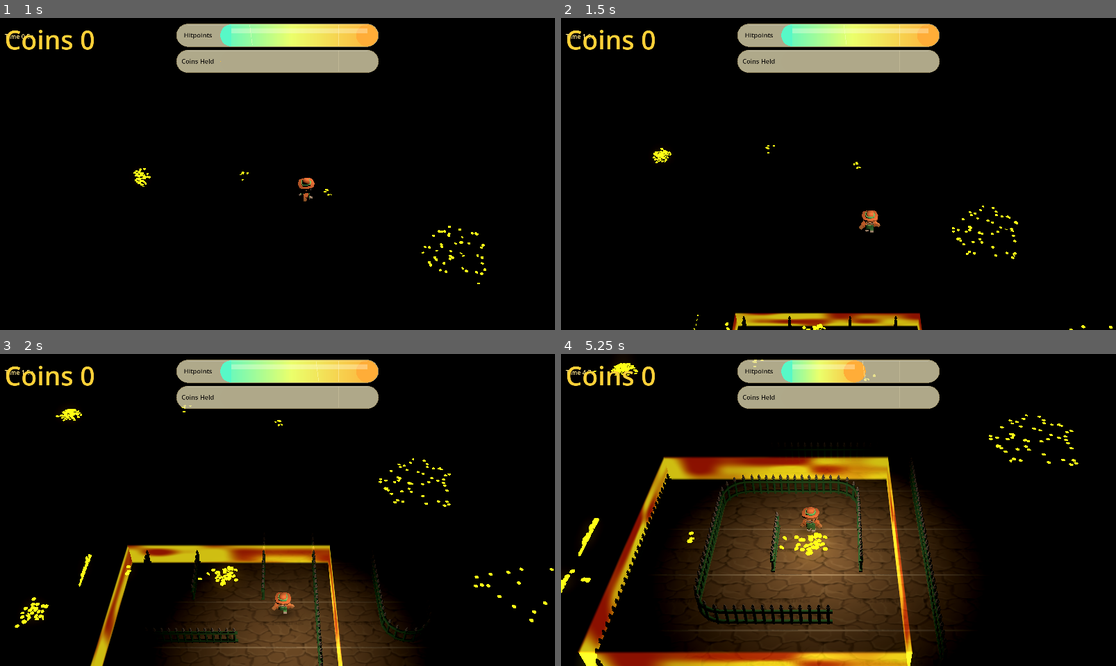
Above: before the commit, frames 1-4 (two rows, left to right).
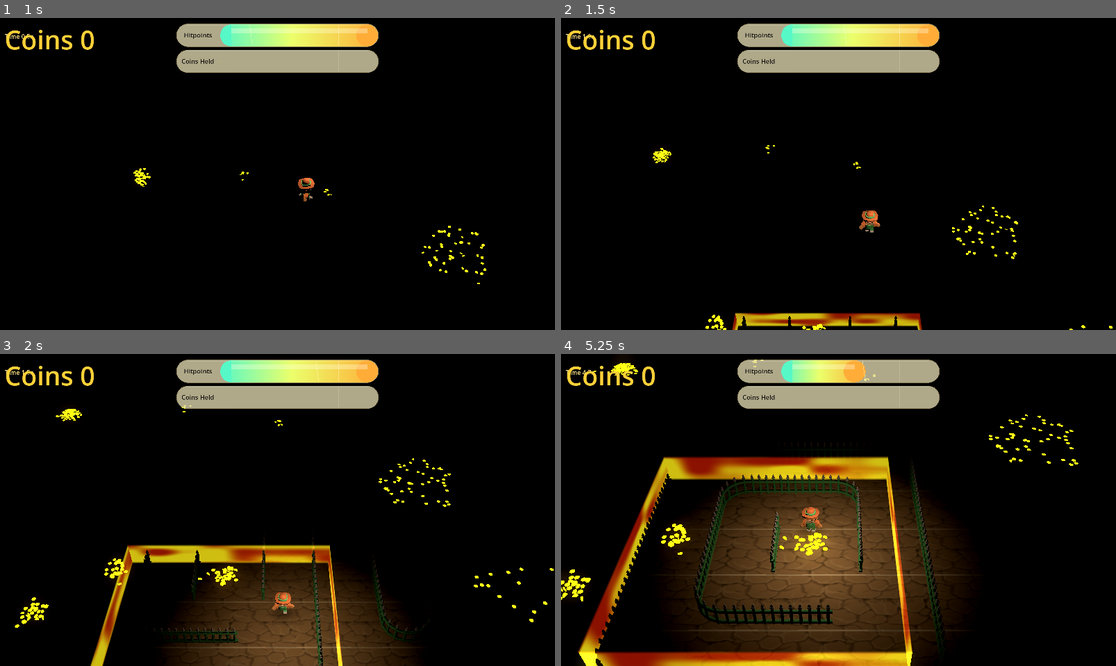
Above: after the commit, the same moments.

Repository: dugbus/grave-danger
Game: Godot game, scene res://title_screen.tscn
Two runs of this game, one before a commit and one after it. Both use one fixed random seed, a clock stepped at 60 frames per second and the inputs below. Sound files missing from this copy of the repository are replaced by a short silence.
Inputs (mouse positions are in pixels of both pictures, inside the frame that each line leads up to):
- Up to frame 1 (1 s): tap Enter (ui_accept) at 0.5 s; move the mouse to (399, 158) at 0.52 s; hold Right (move_right) from 0.53 s (still down); hold E (drop_carried) from 0.53 s (still down); click (399, 158) at 0.67 s; tap Space (jump) at 0.77 s
- Up to frame 2 (1.5 s): move the mouse to (727, 189) at 1.27 s; release Right (move_right) at 1.28 s; release E (drop_carried) at 1.28 s; hold Down (move_down) from 1.28 s (still down); tap E (drop_carried) at 1.35 s
- Up to frame 3 (2 s): keep holding Down (move_down); tap Space (jump) at 1.52 s
- Up to frame 4 (5.25 s): move the mouse to (894, 441) at 2.02 s; release Down (move_down) at 2.03 s; hold Right (move_right) 2.03-2.78 s; hold E (drop_carried) 2.03-2.78 s; move the mouse to (810, 572) at 2.77 s; hold Up (move_up) 2.78-3.53 s; tap E (drop_carried) at 2.85, 4.35 s; click (810, 572) at 2.92 s; tap Space (jump) at 3.02, 3.77, 4.52 s; move the mouse to (1005, 556) at 3.52 s; hold E (drop_carried) 3.53-4.28 s; hold Left (move_left) 3.53-5.03 s; move the mouse to (672, 463) at 4.27 s; move the mouse to (866, 510) at 5.02 s; hold Down (move_down) from 5.03 s (still down); hold E (drop_carried) from 5.03 s (still down); click (866, 510) at 5.17 s

Frame 1 is identical in both runs. In frame 2, less than 0.1% of the frame differs, in the area x 23-31%, y 95-100%; in frame 3, 0.2%; in frame 4, 0.6%, in the area x 0-25%, y 52-80%.

Commit message:
fixed coin disruption

Diff:
--- a/flame_boundary.gd
+++ b/flame_boundary.gd
@@ -8,6 +8,7 @@
 const BOUNDARY_CENTER_NAME := "BoundaryCenter"
 const ANIMATION_PLAYER_NAME := "AnimationPlayer"
 const NEAR_FLAMES_SOUND_PATH := "res://Assets/near-the-flames.mp3"
+const PLAYER_BLOCKER_COLLISION_LAYER := 8
 
 @export_group("Motion")
 ## PathFollow3D node that carries the moving boundary center.
@@ -446,7 +447,7 @@
 	for i in 4:
 		var body := StaticBody3D.new()
 		body.name = "PlayerBlocker%d" % i
-		body.collision_layer = 1
+		body.collision_layer = PLAYER_BLOCKER_COLLISION_LAYER
 		body.collision_mask = 0
 		center.add_child(body)
 		blocker_bodies.append(body)
--- a/player.tscn
+++ b/player.tscn
@@ -34,7 +34,7 @@
 
 [node name="Player" type="CharacterBody3D" unique_id=244343110]
 collision_layer = 2
-collision_mask = 1
+collision_mask = 9
 script = ExtResource("1_onrkg")
 
 [node name="PlayerMovement" type="Node" parent="."]
